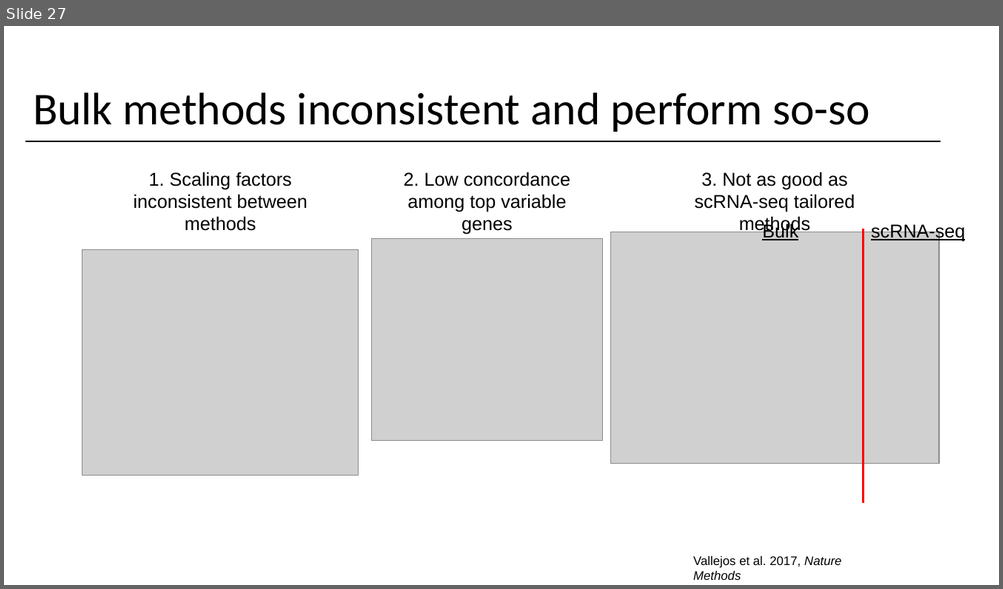
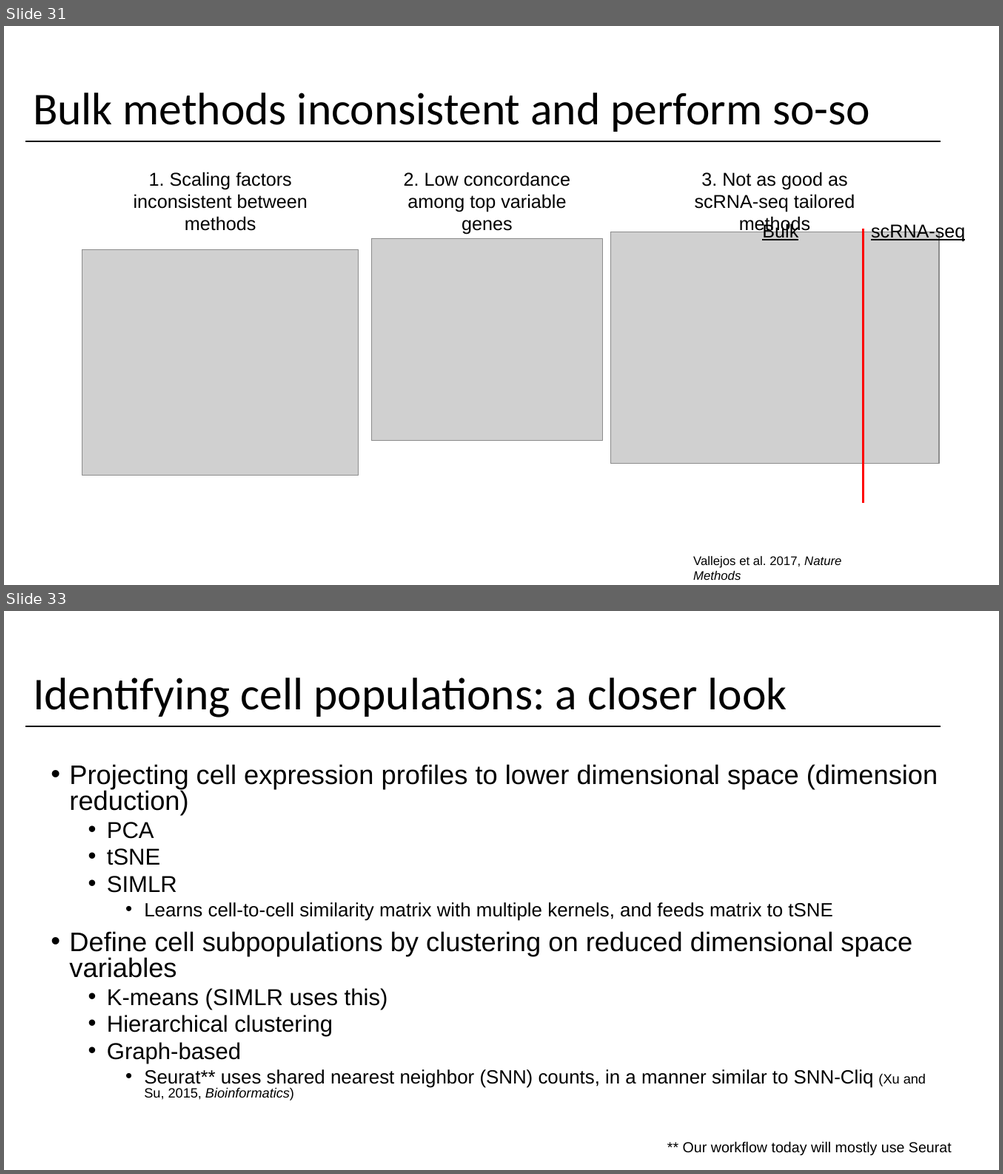
Before and after one commit to yasinkaymaz/singleCellRNAseq_workshop, a slide deck: IntroToscRNASeq_Background.pptx. Shown one above the other, each under a label of ours: slide 27 before the commit, slides 31 and 33 after it; the slides between them are not shown. The pictures are 1003x589 and 1003x1174 pixels, drawn with LibreOffice and Linux fonts; fonts in the diff are those of the drawing; grey boxes stand for pictures. Boxes give left, top, right and bottom in pixels: in the first picture for what was removed or moved away, otherwise in the second. Text is boxed around its words. In the diff, an @@ line names an element or a change of style, - is before the commit and + after.

```diff
--- a/IntroToscRNASeq_Background.pptx
+++ b/IntroToscRNASeq_Background.pptx
@@ slide 33 added at [4,611,999,1170], background #FFFFFF @@
@@ title added at [33,678,787,718], 44 pt, text #000000 @@
+Identifying cell populations: a closer look
@@ line added from (25, 726) to (940, 726), #000000 1.5 pt @@
@@ text added at [69,764,937,1101], 25.9 pt, text #000000 @@
+• Projecting cell expression profiles to lower dimensional space (dimension reduction)
+  • PCA
+  • tSNE
+  • SIMLR
+    • Learns cell-to-cell similarity matrix with multiple kernels, and feeds matrix to tSNE
+• Define cell subpopulations by clustering on reduced dimensional space variables
+  • K-means (SIMLR uses this)
+  • Hierarchical clustering
+  • Graph-based
+    • Seurat** uses shared nearest neighbor (SNN) counts, in a manner similar to SNN-Cliq (Xu and Su, 2015, Bioinformatics)
@@ text added at [683,1142,951,1156], 14 pt, text #000000 @@
+** Our workflow today will mostly use Seurat
@@ what was slide 27 is now slide 31 @@
```
Also in this commit, not shown: 6 slides changed, 7 other slides added, 1 slide removed.
